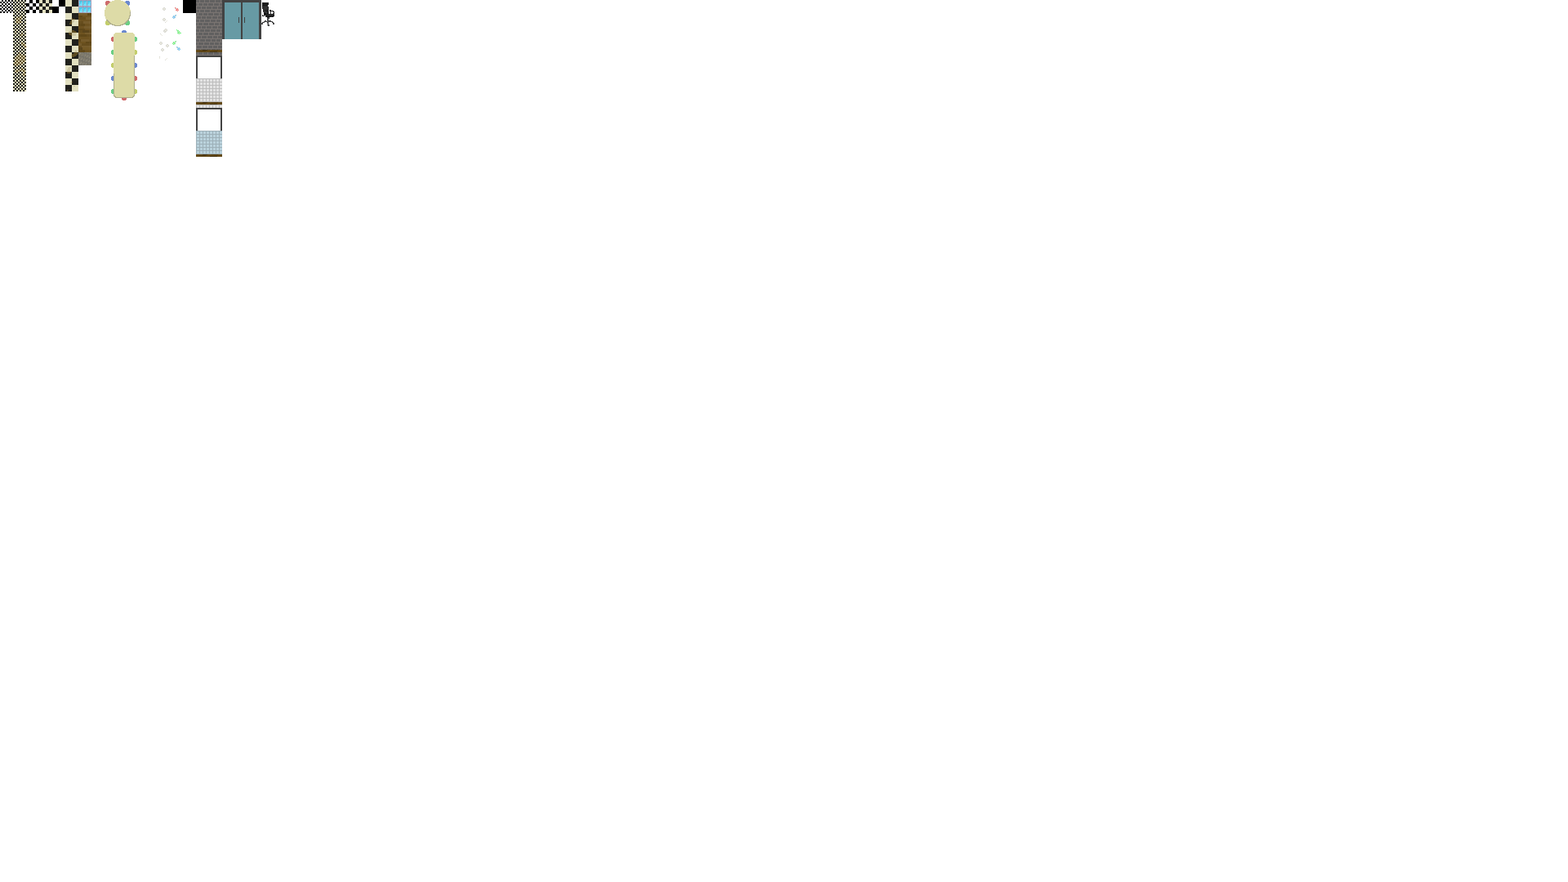
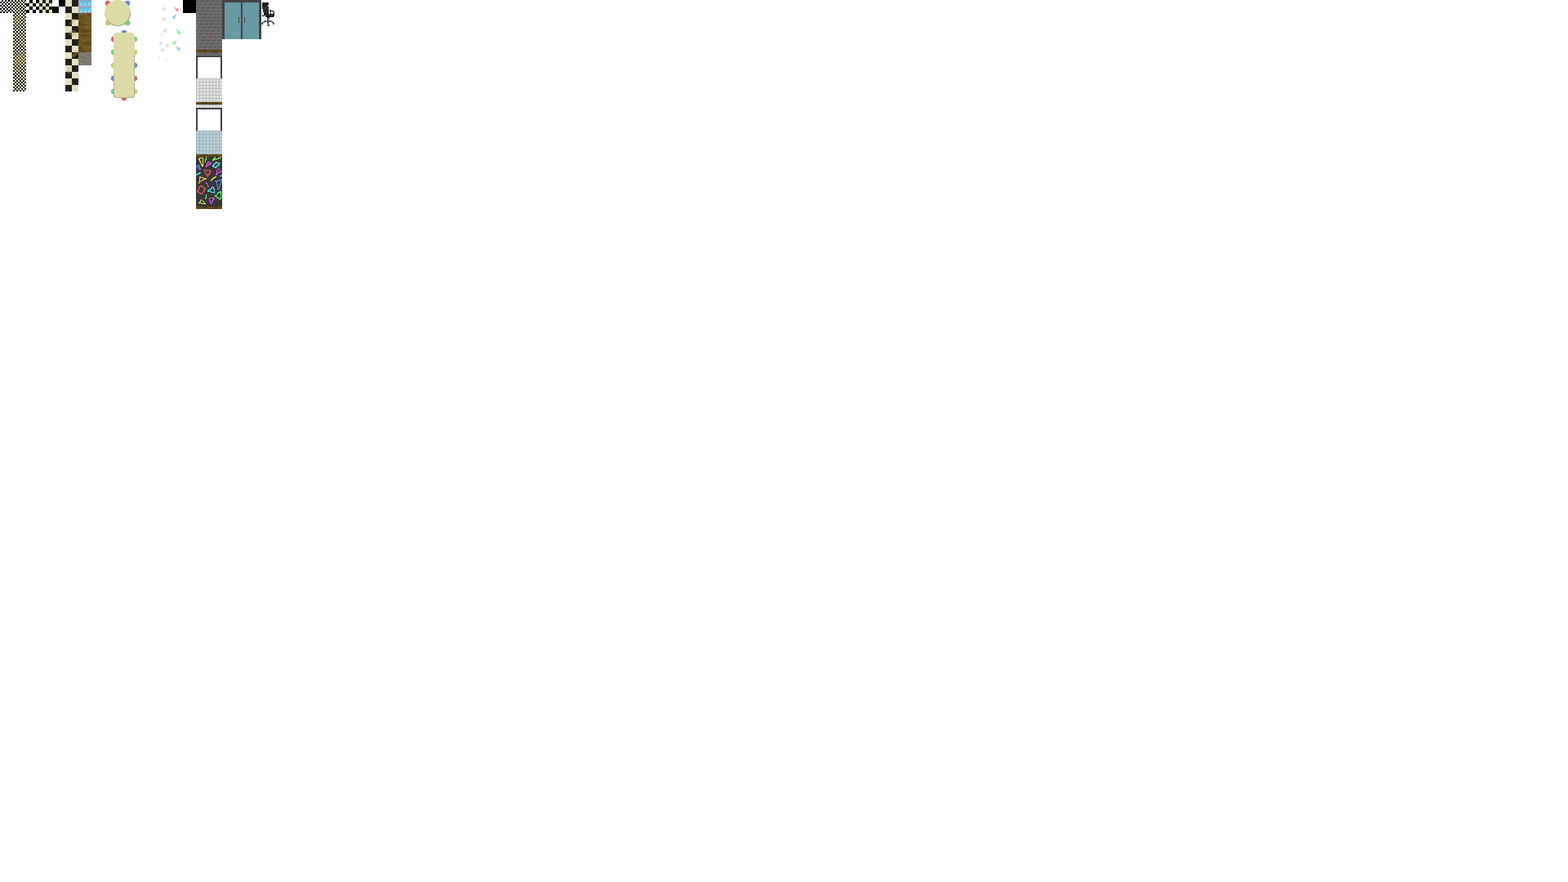
Comparing the layer stacks of the two 1568px x 882px images. Changes:
painted on "Textures" over [left=196, top=156, right=223, bottom=210]